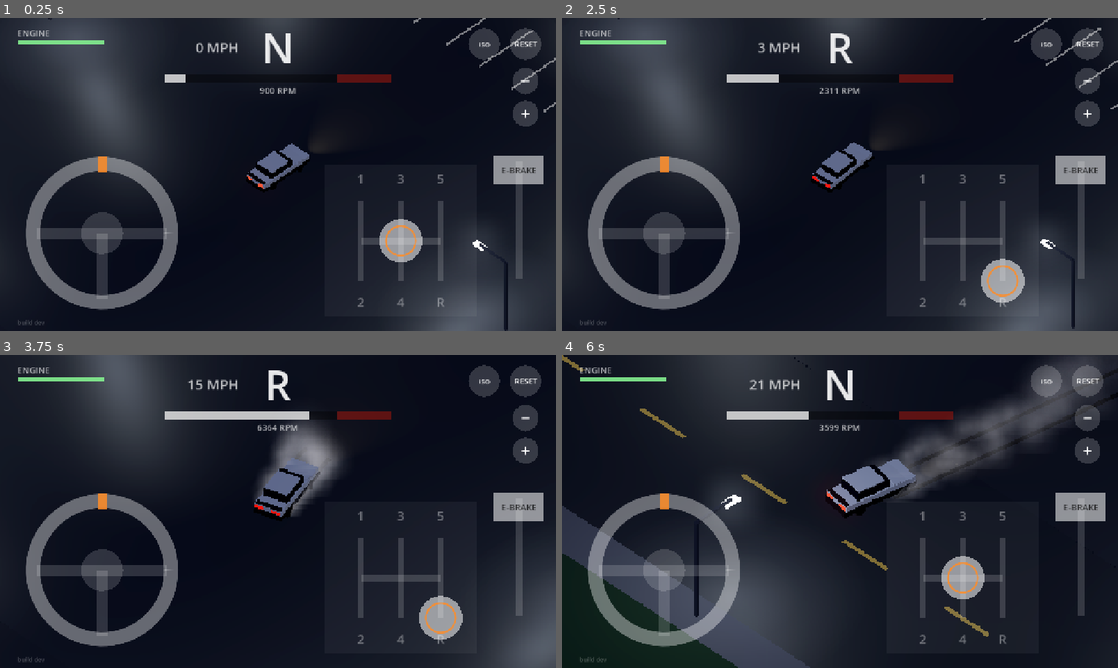
Above: before the commit, frames 1-4 (two rows, left to right).
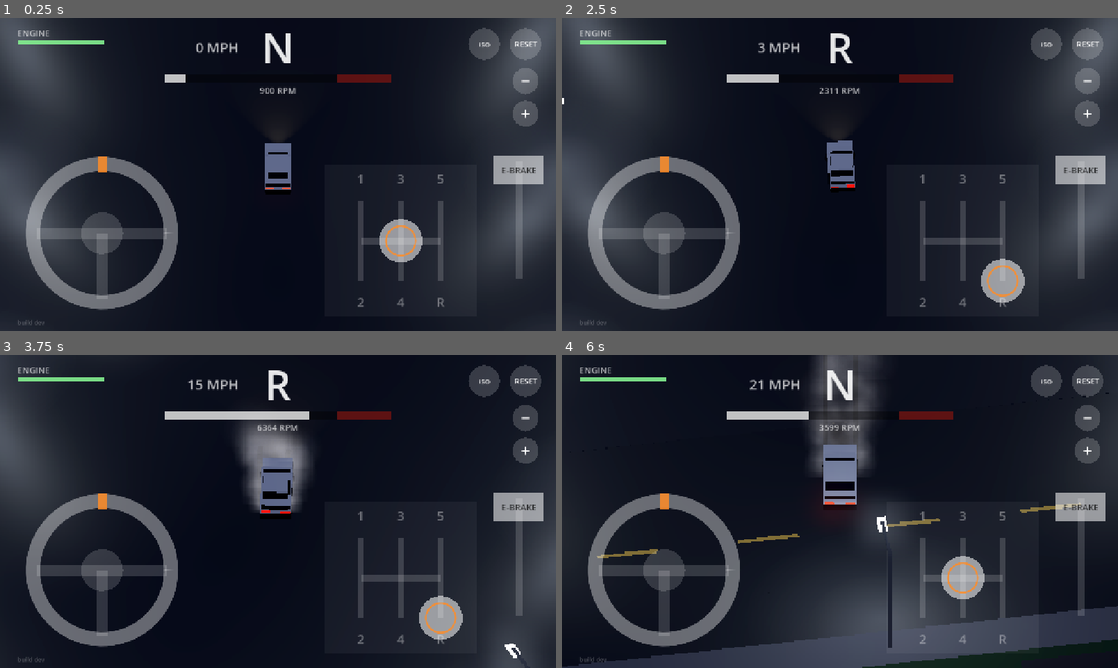
Above: after the commit, the same moments.

Repository: StoneColdOS/stick-drift
Game: Godot game, scene res://scenes/main.tscn
Two runs of this game, one before a commit and one after it. Both use one fixed random seed, a clock stepped at 60 frames per second and the inputs below.
Inputs (mouse positions are in pixels of both pictures, inside the frame that each line leads up to):
- Up to frame 1 (0.25 s): no input
- Up to frame 2 (2.5 s): tap Enter (reset) at 0.5, 1.25 s; move the mouse to (962, 158) at 0.52 s; hold D (steer_right) 0.53-1.25 s; tap V (view) at 0.6, 2.3 s; click (962, 158) at 0.67 s; drag from (728, 190) to (812, 237) at 1.27 s; move the mouse to (895, 105) at 2.02 s; hold D (steer_right) from 2.03 s (still down); tap R (gear_r) at 2.1 s
- Up to frame 3 (3.75 s): release D (steer_right) at 2.75 s; drag from (250, 574) to (111, 464) at 2.77 s; move the mouse to (444, 558) at 3.52 s; hold A (steer_left) from 3.53 s (still down); tap = (zoom_in) at 3.6 s
- Up to frame 4 (6 s): tap V (view) at 3.8, 5.3 s; release A (steer_left) at 4.25 s; drag from (673, 464) to (756, 433) at 4.27 s; move the mouse to (867, 511) at 5.02 s; hold Space (ebrake) 5.03-5.75 s; tap 0 at 5.1 s; click (867, 511) at 5.17 s; drag from (756, 433) to (728, 527) at 5.77 s

The runs differ from the first frame. In frame 1, 26% of the frame differs, in the area x 0-100%, y 0-100%; in frame 2, 25%; in frame 3, 14%; in frame 4, 36%.

Commit message:
Isometric camera now swings around behind the car
Fixed corner view made it hard to tell which way to drive. ISO keeps the flat
orthographic look but follows the car's direction like the 3D cam, so up on
screen is always forward. Toggle is now ISO / 3D.

Co-Authored-By: Claude Opus 5.5 <noreply@anthropic.com>
Claude-Session: https://claude.ai/code/session_01X5D3N9oUK59uFhYSHv3wU5

Diff:
--- a/scripts/chase_camera.gd
+++ b/scripts/chase_camera.gd
@@ -1,12 +1,12 @@
 extends Camera3D
-## Two camera styles, toggled with the VIEW button (remembered between sessions):
-##   ISO:    fixed isometric. Looks down from one corner and never spins, so the world stays put
-##           and you watch the car slide across it. Orthographic, like a classic arcade game.
-##   FOLLOW: high chase cam (think Over the Hill) that turns toward where the car is going.
+## Two camera styles, toggled with the ISO / 3D button (remembered between sessions):
+##   ISO: flat isometric look (orthographic, no perspective), swung around behind the car.
+##   3D:  high perspective chase cam (think Over the Hill).
+## Both turn toward where the car is *going* (its velocity), so "up" on screen is always forward,
+## and in a drift you see the car swing sideways while the road ahead stays in view.
 ## Both zoom: pinch, the -/+ buttons, the mouse wheel or the gamepad's Y/X.
 
 const SAVE_PATH := "user://camera.cfg"
-const ISO_YAW := 45.0            ## looking from the south-east corner
 const ISO := {"pitch_close": 40.0, "pitch_far": 55.0, "size_close": 13.0, "size_far": 50.0, "distance": 45.0}
 const FOLLOW := {"pitch_close": 44.0, "pitch_far": 68.0, "dist_close": 13.0, "dist_far": 42.0}
 
@@ -38,14 +38,12 @@
 
 
 func view_name() -> String:
-	return "ISO" if iso else "FOLLOW"
+	return "ISO" if iso else "3D"
 
 
 func toggle_view() -> void:
 	iso = not iso
 	_apply_projection()
-	if car:
-		_yaw = deg_to_rad(ISO_YAW) if iso else car.global_rotation.y
 	save()
 
 
@@ -63,7 +61,7 @@
 
 func snap() -> void:
 	_focus = car.global_position
-	_yaw = deg_to_rad(ISO_YAW) if iso else car.global_rotation.y
+	_yaw = car.global_rotation.y
 	_place(0.0)
 
 
@@ -85,13 +83,10 @@
 	var ahead := (v * look_ahead).limit_length(max_look_ahead)
 	_focus = _focus.lerp(car.global_position + ahead, 1.0 - exp(-follow_sharpness * dt))
 
-	if iso:
-		_yaw = deg_to_rad(ISO_YAW)
-	else:
-		var target_yaw: float = car.global_rotation.y
-		if v.length() > 3.0 and car.forward_speed > 0.0:
-			target_yaw = atan2(-v.x, -v.z)
-		_yaw = lerp_angle(_yaw, target_yaw, 1.0 - exp(-yaw_sharpness * dt))
+	var target_yaw: float = car.global_rotation.y
+	if v.length() > 3.0 and car.forward_speed > 0.0:
+		target_yaw = atan2(-v.x, -v.z)
+	_yaw = lerp_angle(_yaw, target_yaw, 1.0 - exp(-yaw_sharpness * dt))
 	_place(v.length())
 
 
--- a/scripts/touch_controls.gd
+++ b/scripts/touch_controls.gd
@@ -3,7 +3,7 @@
 ##   Bottom-left:  steering wheel. Put a thumb on it and twist; let go and it spins back to center.
 ##   Bottom-right: H-pattern shifter. Drag the knob through the gate.
 ##   Far right:    e-brake lever. Pull it down; it springs back up.
-##   Top-right:    ISO/FOLLOW camera toggle, RESET, then zoom out (-) and in (+).
+##   Top-right:    ISO/3D camera toggle, RESET, then zoom out (-) and in (+).
 ##                 Pinch anywhere empty to zoom too.
 ##   Center (when the engine's blown): NEW ENGINE.
 ## Everything is semi-transparent white so the night scene shows through.
Binary file changed: docs/screenshots/drift.png
Binary file changed: docs/screenshots/parked.png
